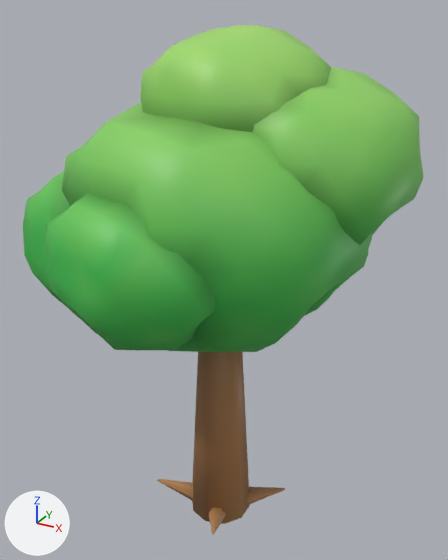
The glTF model game/assets3d/tree_round.glb: old version first, new version second.
Camera for both pictures: a 50 mm lens placed at (2.23, -3.98, 4.29), pointed at (-0.05, 0.15, 2.22). The lights are fixed; the arrows at lower left show +X, +Y and +Z. The first picture is the older version. Vertices at exactly the same position are counted once.

The first picture shows 'tree_round'.
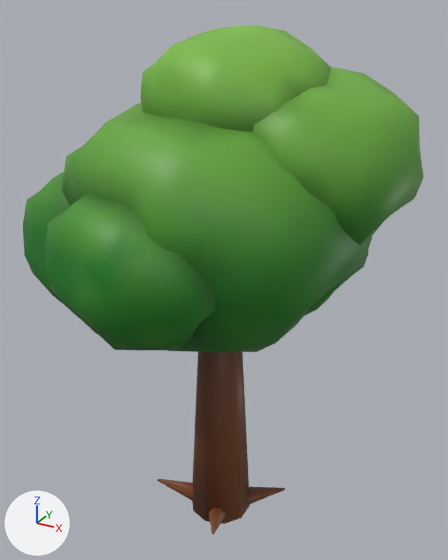
Boxes [x1, y1, x2, y2] around the edits, measured in the pictures (448 x 560 px):
part 1 of me_cone, recoloured (darker)
    both: [23, 25, 424, 352]
part 2 of me_cone, recoloured
    both: [45, 129, 367, 535]

The change in detail:
me_cone has 1064 vertices, 2076 faces and spans x -1.48..1.42, y -1.4..1.52, z -1.24..3.08.
me_cone is used by ob_tree_round; location (0.0, 0.0, 1.1).
me_cone part 1: 928 faces centred in x -1.46..1.39, y -1.39..1.49, z 0.76..3.07 are repainted in the vertex colours; the middle colour goes from green #65d45b to green #45912d.
me_cone part 2: 1148 faces centred in x -1.09..1.12, y -1.13..1.17, z -1.2..2.47 are repainted in the vertex colours; the middle colour goes from green #489c43 to dark green #2d6a1f.
